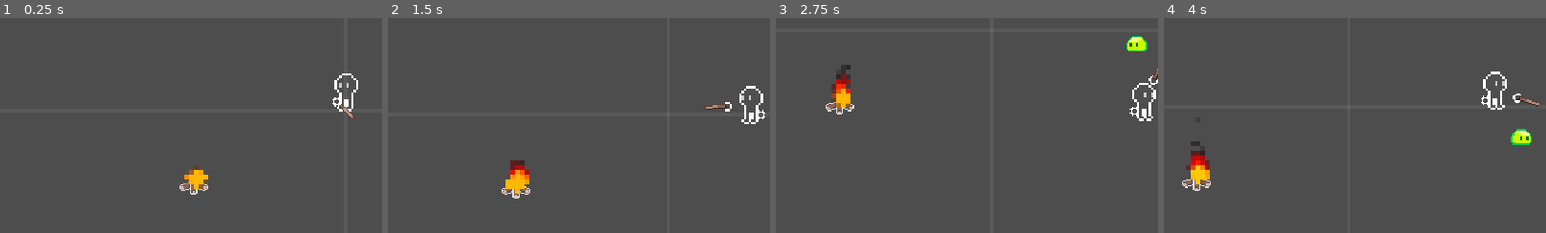
Above: before the commit, frames 1-4 (left to right).
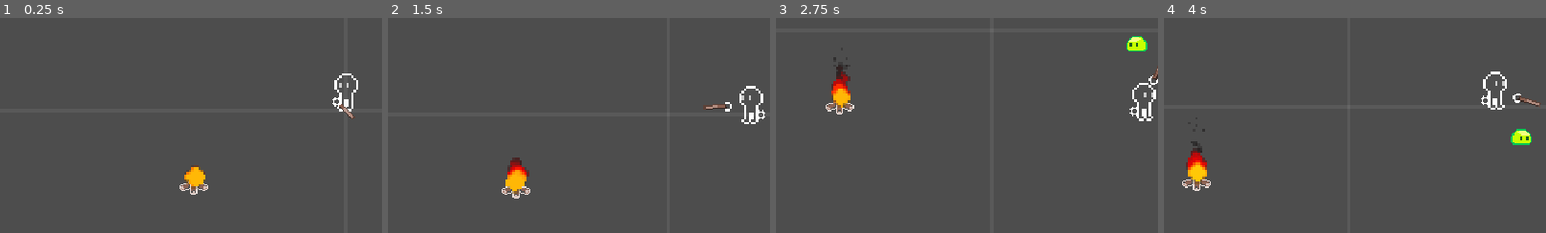
Above: after the commit, the same moments.

Repository: xharris/magicmissiles
Game: Godot game, scene res://game.tscn
The game is run twice, just before and just after one commit, with the same random seed, the same clock (stepped at 60 frames per second) and the same inputs.
Inputs (mouse positions are % of the whole screen's width and height, from its top left):
- Up to frame 1 (0.25 s): no input
- Up to frame 2 (1.5 s): move the mouse to (72, 45) at 0.52 s; hold D (right) 0.53-1.28 s; click (72, 45) at 0.6 s; move the mouse to (30, 55) at 1.27 s; hold S (down) from 1.28 s (still down); right-click (30, 55) at 1.35 s
- Up to frame 3 (2.75 s): move the mouse to (60, 28) at 2.02 s; release S (down) at 2.03 s; hold D (right) from 2.03 s (still down); click (60, 28) at 2.1 s
- Up to frame 4 (4 s): move the mouse to (45, 70) at 2.77 s; release D (right) at 2.78 s; hold W (up) 2.78-3.53 s; right-click (45, 70) at 2.85 s; move the mouse to (80, 65) at 3.52 s; hold A (left) from 3.53 s (still down); click (80, 65) at 3.6 s
The pictures show only the part of the screen within x 5-55%, y 31-81%; the shares and areas given below are measured in that part.

The runs differ from the first frame. In frame 1, 0.2% of the frame differs, in the area x 48-55%, y 69-80%; in frame 2, 0.4%; in frame 3, 0.4%; in frame 4, 0.5%, in the area x 5-12%, y 51-78%.

Commit message:
switches stretch mode to viewport

Diff:
--- a/components/magic_transfer/transfer/magic_transfer.gd
+++ b/components/magic_transfer/transfer/magic_transfer.gd
@@ -27,7 +27,8 @@
 var _done: bool
 
 func _ready() -> void:
-    _target_offset = global_position - target.global_position
+    if target:
+        _target_offset = global_position - target.global_position
     _max_length = _target_offset.length()
     _target_offset = _target_offset.normalized()
 
--- a/components/magic_transfer/transfer/magic_transfer.tscn
+++ b/components/magic_transfer/transfer/magic_transfer.tscn
@@ -1,31 +1,17 @@
 [gd_scene format=3 uid="uid://bowheh3oj227i"]
 
 [ext_resource type="Script" uid="uid://1s50jis5m3dr" path="res://components/magic_transfer/transfer/magic_transfer.gd" id="1_d2bpw"]
+[ext_resource type="Shader" uid="uid://csqbe3n88yk4u" path="res://resources/magic_configs/fire/vfx/burning.gdshader" id="1_gi5xp"]
 [ext_resource type="PackedScene" uid="uid://bxm55vrlk1q2q" path="res://components/vfx/vfx.tscn" id="2_4gpub"]
 [ext_resource type="Resource" uid="uid://bl7y54gkecaxr" path="res://resources/magic_configs/fire/fire.tres" id="2_ct6ef"]
 [ext_resource type="Texture2D" uid="uid://bp7atejjkmgbv" path="res://entities/magic/magic_missile_bare.png" id="3_55gh8"]
+[ext_resource type="Resource" uid="uid://bon7jj71vdlol" path="res://resources/magic_configs/fire/vfx/fire.tres" id="4_gricb"]
 [ext_resource type="PackedScene" uid="uid://cdsl631ei3j3t" path="res://components/camera_focus/camera_focus.tscn" id="5_gricb"]
 [ext_resource type="Resource" uid="uid://b0wqj0ydhyghd" path="res://resources/camera_focus_configs/magic_transfer.tres" id="6_gricb"]
 
-[sub_resource type="Shader" id="Shader_cfyc3"]
-code = "shader_type canvas_item;
-
-uniform sampler2D SCREEN_TEXTURE : hint_screen_texture, filter_nearest;
-uniform float size = 16.0;
-uniform float camera_zoom = 1.0;
-
-void fragment() {
-    // pixelate screen coordinates
-    vec2 screen_size = 1.0 / SCREEN_PIXEL_SIZE;
-    float scaled_size = size / camera_zoom;
-    vec2 pixelated_coord = floor(SCREEN_UV * screen_size / scaled_size) * scaled_size;
-    vec2 pixelated_uv = pixelated_coord / screen_size;
-    COLOR = texture(SCREEN_TEXTURE, pixelated_uv);
-}"
-
 [sub_resource type="ShaderMaterial" id="ShaderMaterial_6v3fo"]
-shader = SubResource("Shader_cfyc3")
-shader_parameter/size = 4.0
+shader = ExtResource("1_gi5xp")
+shader_parameter/size = 2.0
 shader_parameter/camera_zoom = 1.0
 
 [node name="MagicTransfer" type="Node2D" unique_id=200391456]
@@ -36,6 +22,7 @@
 
 [node name="Vfx" parent="." unique_id=1834655722 node_paths=PackedStringArray("node") instance=ExtResource("2_4gpub")]
 unique_name_in_owner = true
+config = ExtResource("4_gricb")
 node = NodePath("..")
 
 [node name="Sprite2D" type="Sprite2D" parent="Vfx" unique_id=1513615291]
--- a/components/vfx/vfx.gd
+++ b/components/vfx/vfx.gd
@@ -127,6 +127,14 @@
     # update camera zoom in shader (if camera_zoom is a uniform)
     var mat: ShaderMaterial = node.material if node else null
 
-    var tform = get_canvas_transform()
-    if mat and tform:
-        mat.set_shader_parameter("camera_zoom", tform.get_scale())
+    var canv_tform = get_canvas_transform()
+    var view_tform = get_viewport_transform()
+    if mat and canv_tform:
+        #mat.set_shader_parameter("viewport_size", get_viewport_rect().size)
+        if config and config.shader_set_camera_scale:
+            var camera_zoom = canv_tform.get_scale().length()
+            if camera_zoom == 1 and view_tform.get_scale().length() != 1:
+                camera_zoom = view_tform.get_scale().length()
+            mat.set_shader_parameter("camera_zoom", camera_zoom)
+        else:
+            mat.set_shader_parameter("camera_zoom", 1)
--- a/components/vfx/vfx.tscn
+++ b/components/vfx/vfx.tscn
@@ -1,58 +1,7 @@
 [gd_scene format=3 uid="uid://bxm55vrlk1q2q"]
 
 [ext_resource type="Script" uid="uid://dwtcej8d660we" path="res://components/vfx/vfx.gd" id="1_o3b2c"]
-[ext_resource type="Resource" uid="uid://bon7jj71vdlol" path="res://resources/magic_configs/fire/vfx/fire.tres" id="2_cfyc3"]
 [ext_resource type="Texture2D" uid="uid://bp7atejjkmgbv" path="res://entities/magic/magic_missile_bare.png" id="3_j7232"]
-
-[sub_resource type="Shader" id="Shader_cfyc3"]
-code = "shader_type canvas_item;
-
-uniform sampler2D SCREEN_TEXTURE : hint_screen_texture, filter_nearest;
-uniform float size = 16.0;
-uniform float camera_zoom = 1.0;
-
-void fragment() {
-    // pixelate screen coordinates
-    vec2 screen_size = 1.0 / SCREEN_PIXEL_SIZE;
-    float scaled_size = size / camera_zoom;
-    vec2 pixelated_coord = floor(SCREEN_UV * screen_size / scaled_size) * scaled_size;
-    vec2 pixelated_uv = pixelated_coord / screen_size;
-    COLOR = texture(SCREEN_TEXTURE, pixelated_uv);
-}"
-
-[sub_resource type="ShaderMaterial" id="ShaderMaterial_6v3fo"]
-shader = SubResource("Shader_cfyc3")
-shader_parameter/size = 4.0
-shader_parameter/camera_zoom = 1.0
-
-[sub_resource type="Gradient" id="Gradient_17h35"]
-offsets = PackedFloat32Array(0, 0.10619469, 0.33628318)
-colors = PackedColorArray(1, 0.909804, 0.0313726, 1, 1, 0, 0, 1, 0.16, 0.1344, 0.1344, 1)
-
-[sub_resource type="GradientTexture1D" id="GradientTexture1D_eonhv"]
-gradient = SubResource("Gradient_17h35")
-
-[sub_resource type="Curve" id="Curve_6v3fo"]
-_data = [Vector2(0, 1), 0.0, 0.0, 0, 0, Vector2(0.5, 0.1), 0.0, 0.0, 0, 0, Vector2(1, 0), 0.0, 0.0, 0, 0]
-point_count = 3
-metadata/_snap_enabled = true
-
-[sub_resource type="CurveTexture" id="CurveTexture_onyhh"]
-curve = SubResource("Curve_6v3fo")
-
-[sub_resource type="ParticleProcessMaterial" id="ParticleProcessMaterial_k6f3g"]
-lifetime_randomness = 0.5
-emission_shape = 1
-emission_sphere_radius = 5.0
-direction = Vector3(0, -1, 0)
-spread = 10.0
-initial_velocity_min = 20.0
-initial_velocity_max = 40.0
-gravity = Vector3(0, 0, 0)
-scale_min = 4.5
-scale_max = 5.5
-scale_curve = SubResource("CurveTexture_onyhh")
-color_ramp = SubResource("GradientTexture1D_eonhv")
 
 [sub_resource type="Curve" id="Curve_0ngxl"]
 _data = [Vector2(0.3, 0.3), 0.0, 0.0, 0, 0, Vector2(1, 1), 0.0, 0.0, 0, 0]
@@ -63,11 +12,8 @@
 offsets = PackedFloat32Array(0.1509434, 0.3301887, 0.5566038, 0.8386023)
 colors = PackedColorArray(0.16, 0.1344, 0.1344, 0, 1, 0, 0, 0.47058824, 1, 0, 0, 0.85882354, 1, 0.90300006, 0.029999971, 1)
 
-[node name="Vfx" type="CanvasGroup" unique_id=7649201 node_paths=PackedStringArray("node")]
-material = SubResource("ShaderMaterial_6v3fo")
+[node name="Vfx" type="CanvasGroup" unique_id=7649201]
 script = ExtResource("1_o3b2c")
-config = ExtResource("2_cfyc3")
-node = NodePath("")
 
 [node name="GPUParticles2D" type="GPUParticles2D" parent="." unique_id=1842044345]
 unique_name_in_owner = true
@@ -77,13 +23,11 @@
 fixed_fps = 120
 visibility_rect = Rect2(-1000, -1000, 2000, 2000)
 trail_lifetime = 5.0
-process_material = SubResource("ParticleProcessMaterial_k6f3g")
 
 [node name="Line2D" type="Line2D" parent="." unique_id=1166481658]
 unique_name_in_owner = true
 visible = false
 top_level = true
-points = PackedVector2Array(0, 0, 0, 0, 0, 0, 0, 0, 0, 0, 0, 0, 0, 0, 0, 0, 0, 0)
 width = 0.0
 width_curve = SubResource("Curve_0ngxl")
 gradient = SubResource("Gradient_j7232")
--- a/components/vfx/vfx_config.gd
+++ b/components/vfx/vfx_config.gd
@@ -2,6 +2,8 @@
 class_name VfxConfig
 
 @export var material: ShaderMaterial
+
+@export var shader_set_camera_scale: bool
 
 @export_group("Particles", "particles_")
 @export var particles: ParticleProcessMaterial
--- a/entities/campfire/campfire.tscn
+++ b/entities/campfire/campfire.tscn
@@ -6,13 +6,20 @@
 [ext_resource type="Script" uid="uid://nsiup7qrd3ha" path="res://components/status_effect_ctrl/status_effect.gd" id="5_4biq1"]
 [ext_resource type="Resource" uid="uid://dqxa14xhfws2h" path="res://resources/magic_configs/fire/burn_tick.tres" id="6_eb2i3"]
 [ext_resource type="Texture2D" uid="uid://dqhtk4m28vi16" path="res://entities/campfire/campfire.png" id="6_u22cf"]
+[ext_resource type="Shader" uid="uid://csqbe3n88yk4u" path="res://resources/magic_configs/fire/vfx/burning.gdshader" id="6_uf2kd"]
 [ext_resource type="PackedScene" uid="uid://bxm55vrlk1q2q" path="res://components/vfx/vfx.tscn" id="7_uf2kd"]
+[ext_resource type="Resource" uid="uid://bon7jj71vdlol" path="res://resources/magic_configs/fire/vfx/fire.tres" id="8_8fgpv"]
 
 [sub_resource type="CircleShape2D" id="CircleShape2D_jvgcx"]
 radius = 16.03122
 
 [sub_resource type="CircleShape2D" id="CircleShape2D_u78hh"]
 radius = 32.0
+
+[sub_resource type="ShaderMaterial" id="ShaderMaterial_6v3fo"]
+shader = ExtResource("6_uf2kd")
+shader_parameter/size = 2.0
+shader_parameter/camera_zoom = 1.0
 
 [node name="Campfire" type="Node2D" unique_id=1682679037]
 
@@ -30,10 +37,13 @@
 shape = SubResource("CircleShape2D_u78hh")
 
 [node name="Visual" type="Node2D" parent="." unique_id=1439228848]
+material = SubResource("ShaderMaterial_6v3fo")
 
 [node name="Sprite2D" type="Sprite2D" parent="Visual" unique_id=2089002870]
 scale = Vector2(2, 2)
 texture = ExtResource("6_u22cf")
 
 [node name="Vfx" parent="Visual" unique_id=1834655722 node_paths=PackedStringArray("node") instance=ExtResource("7_uf2kd")]
-node = NodePath("")
+material = SubResource("ShaderMaterial_6v3fo")
+config = ExtResource("8_8fgpv")
+node = NodePath("..")
--- a/project.godot
+++ b/project.godot
@@ -35,7 +35,7 @@
 window/size/viewport_height=360
 window/size/window_width_override=1920
 window/size/window_height_override=1080
-window/stretch/mode="canvas_items"
+window/stretch/mode="viewport"
 window/stretch/aspect="expand"
 window/stretch/scale_mode="integer"
 
--- a/resources/magic_configs/fire/vfx/burning.gdshader
+++ b/resources/magic_configs/fire/vfx/burning.gdshader
@@ -1,14 +1,19 @@
 shader_type canvas_item;
+//render_mode screen_texture;
 
 uniform sampler2D SCREEN_TEXTURE : hint_screen_texture, filter_nearest;
 uniform float size = 16.0;
 uniform float camera_zoom = 1.0;
 
 void fragment() {
-    // pixelate screen coordinates
-    vec2 screen_size = 1.0 / SCREEN_PIXEL_SIZE;
-    float scaled_size = size / camera_zoom;
-    vec2 pixelated_coord = floor(SCREEN_UV * screen_size / scaled_size) * scaled_size;
-    vec2 pixelated_uv = pixelated_coord / screen_size;
+    vec2 viewport_size = vec2(textureSize(SCREEN_TEXTURE, 0));
+
+    float scaled_size = max(size / camera_zoom, 1.0);
+
+    vec2 pixelated_coord =
+        floor(SCREEN_UV * viewport_size / scaled_size) * scaled_size;
+
+    vec2 pixelated_uv = pixelated_coord / viewport_size;
+
     COLOR = texture(SCREEN_TEXTURE, pixelated_uv);
 }
--- a/resources/magic_configs/fire/vfx/fire.tres
+++ b/resources/magic_configs/fire/vfx/fire.tres
@@ -12,7 +12,7 @@
 
 [sub_resource type="ShaderMaterial" id="ShaderMaterial_6v3fo"]
 shader = ExtResource("2_eonhv")
-shader_parameter/size = 32.0
+shader_parameter/size = 40.0
 shader_parameter/camera_zoom = 1.0
 
 [sub_resource type="Gradient" id="Gradient_17h35"]
@@ -47,6 +47,7 @@
 [resource]
 script = ExtResource("4_we1go")
 material = SubResource("ShaderMaterial_6v3fo")
+shader_set_camera_scale = true
 particles = SubResource("ParticleProcessMaterial_k6f3g")
 particles_texture = ExtResource("3_sgx7s")
 particles_amount = 80
